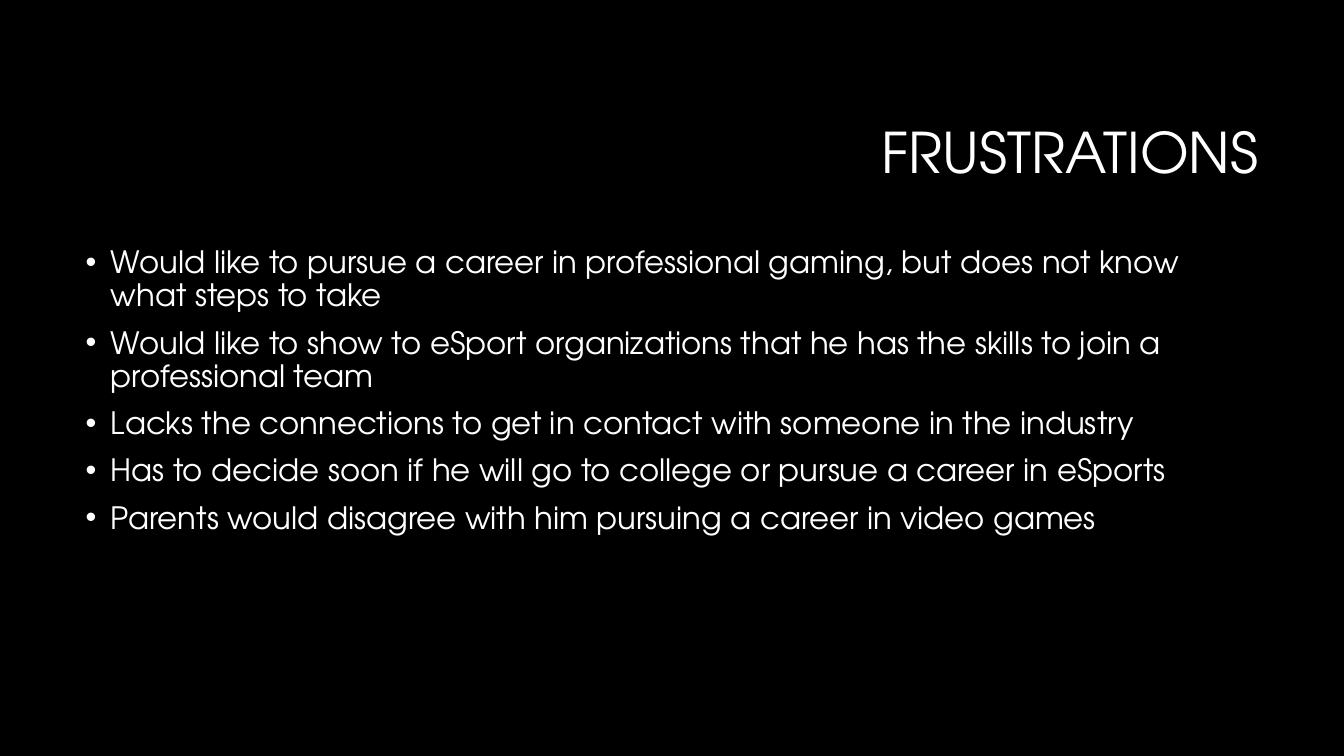
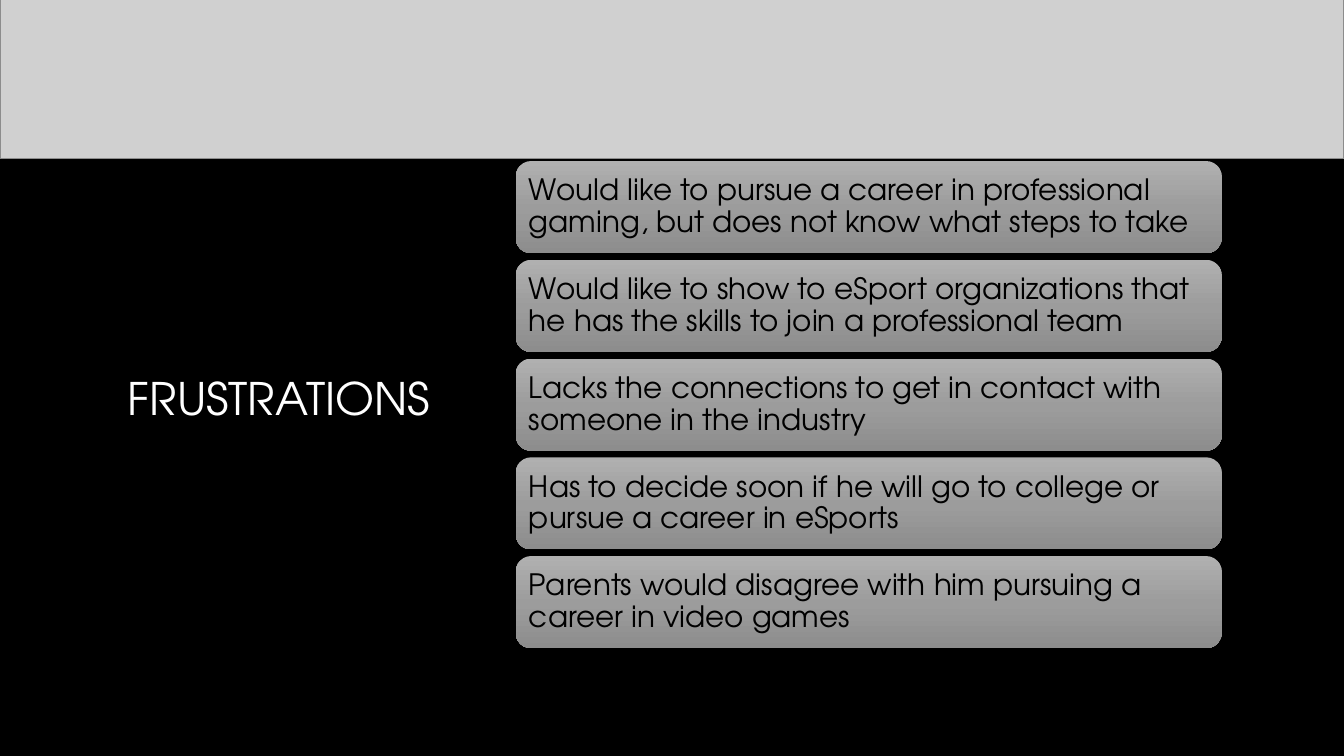
Before and after one commit to vinceleg/lab04_repo, a slide deck: slide 10 of dtc_team16_pitch_presentation.pptx. Drawn at 1344x756 pixels with LibreOffice and Linux fonts; fonts in the diff are those of the drawing; grey boxes stand for pictures; background and template pictures are left out. Boxes give left, top, right and bottom in pixels: in the first picture for what was removed or moved away, otherwise in the second. Text is boxed around its words. In the diff, an @@ line names an element or a change of style, - is before the commit and + after.

Commit message:
updated powerpoint

```diff
--- a/dtc_team16_pitch_presentation.pptx
+++ b/dtc_team16_pitch_presentation.pptx
@@ picture added at [0,0,1344,159] @@
@@ title "FRUSTRATIONS": place and size @@
-title "FRUSTRATIONS" at [881,131,1258,174]
+title "FRUSTRATIONS" at [128,381,430,416]
@@ title "FRUSTRATIONS" at [128,381,430,416]: size 40 to 32 pt @@
@@ text removed at [111,250,1178,536] @@
-• Would like to pursue a career in professional gaming, but does not know what steps to take
-• Would like to show to eSport organizations that he has the skills to join a professional team
-• Lacks the connections to get in contact with someone in the industry
-• Has to decide soon if he will go to college or pursue a career in eSports
-• Parents would disagree with him pursuing a career in video games
@@ group added at [516,161,1222,648]: 5 rounded rectangles, 5 texts @@
+Would like to pursue a career in professional gaming, but does not know what steps to take
+Would like to show to eSport organizations that he has the skills to join a professional team
+Lacks the connections to get in contact with someone in the industry
+Has to decide soon if he will go to college or pursue a career in eSports
+Parents would disagree with him pursuing a career in video games
```
Also in this commit, not shown: 8 other slides changed, 1 slide added, 2 slides removed.
